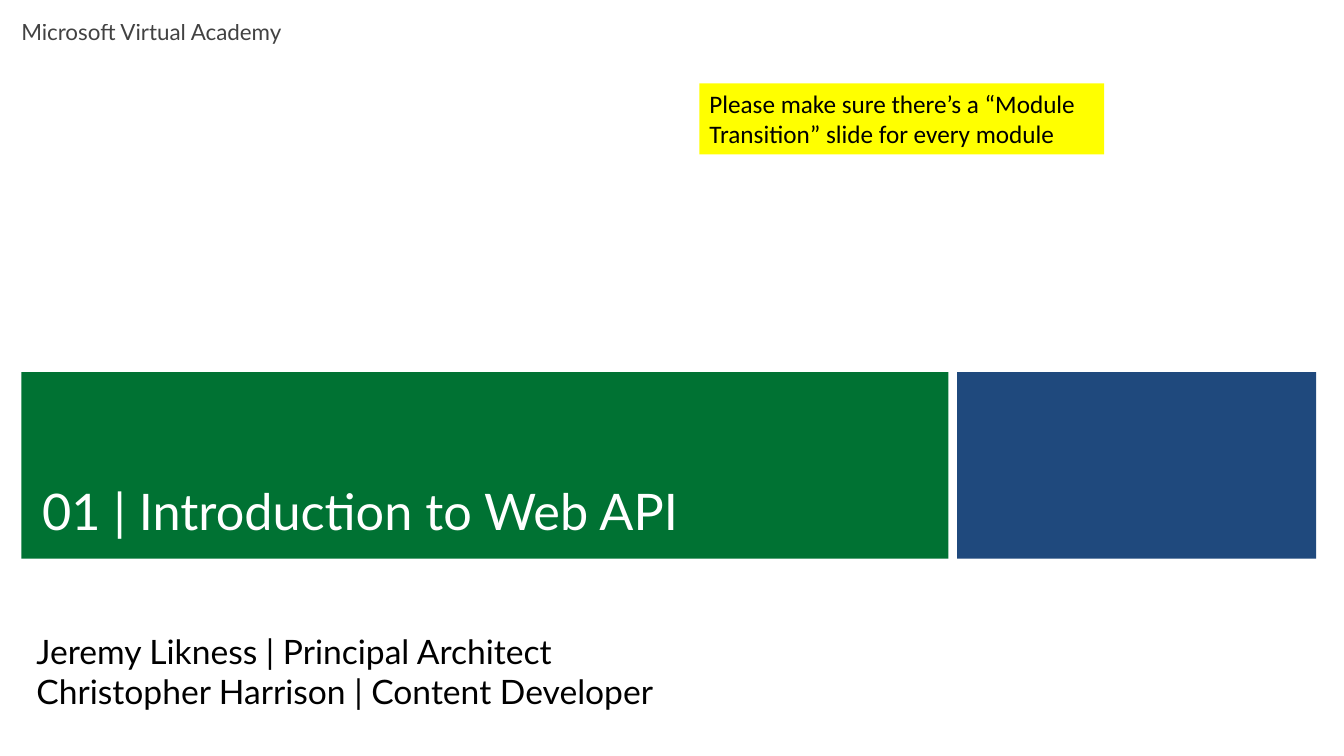
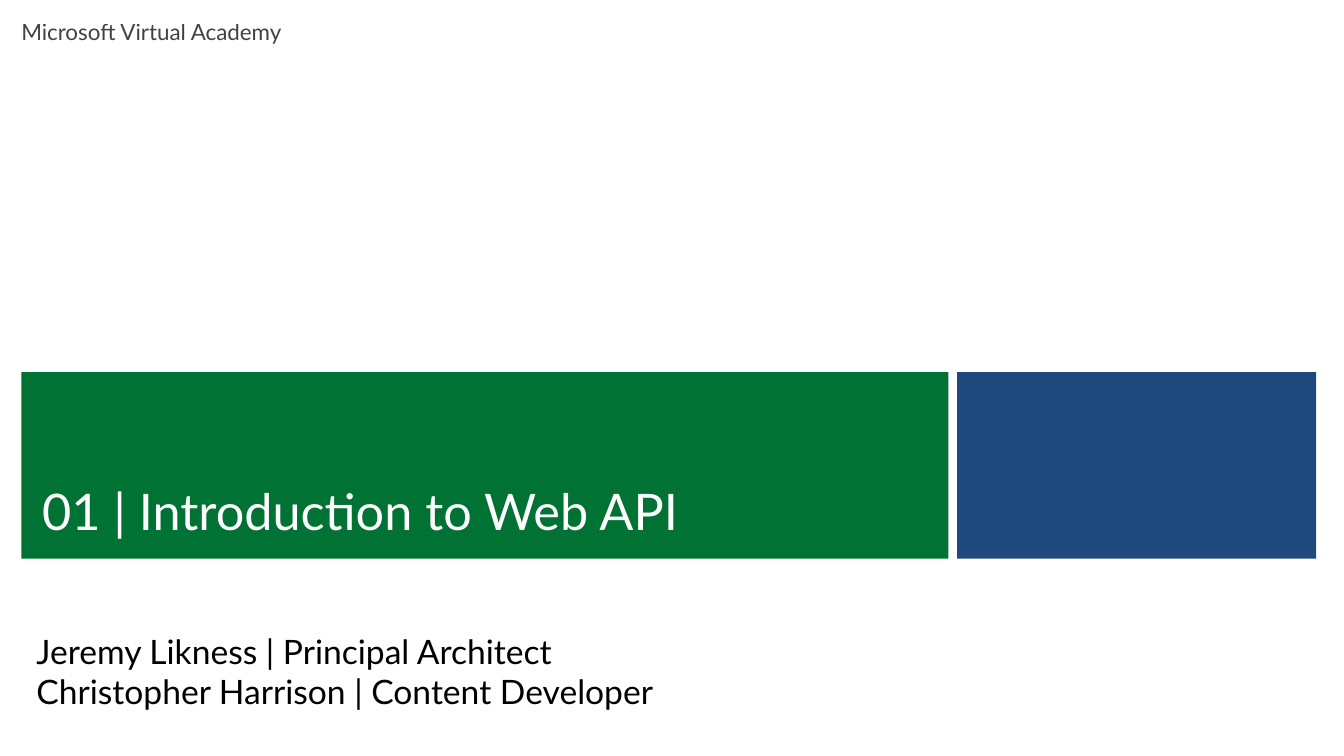
Before and after one commit to HydAu/GeekTrainer_WebAPI, a slide deck: slide 7 of Slides/Module 1 - Introduction to Web API.pptx. Drawn at 1344x756 pixels with LibreOffice and Linux fonts; fonts in the diff are those of the drawing; background and template pictures are left out. Boxes give left, top, right and bottom in pixels: in the first picture for what was removed or moved away, otherwise in the second. Text is boxed around its words. In the diff, an @@ line names an element or a change of style, - is before the commit and + after.

```diff
--- a/Slides/Module 1 - Introduction to Web API.pptx
+++ b/Slides/Module 1 - Introduction to Web API.pptx
@@ rectangle removed at [700,84,1104,155] @@
-Please make sure there’s a “Module Transition” slide for every module
```
Also in this commit, not shown: 8 other slides changed, 6 slides added, 1 slide removed, 21 other files.
